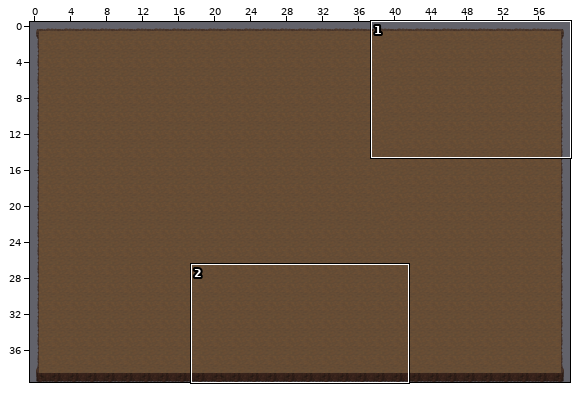
A Tiled map gets an edit: maps/desert.tmx. Above, an overview of the earlier version with the close-up marked.
Close-up. Before the edit:
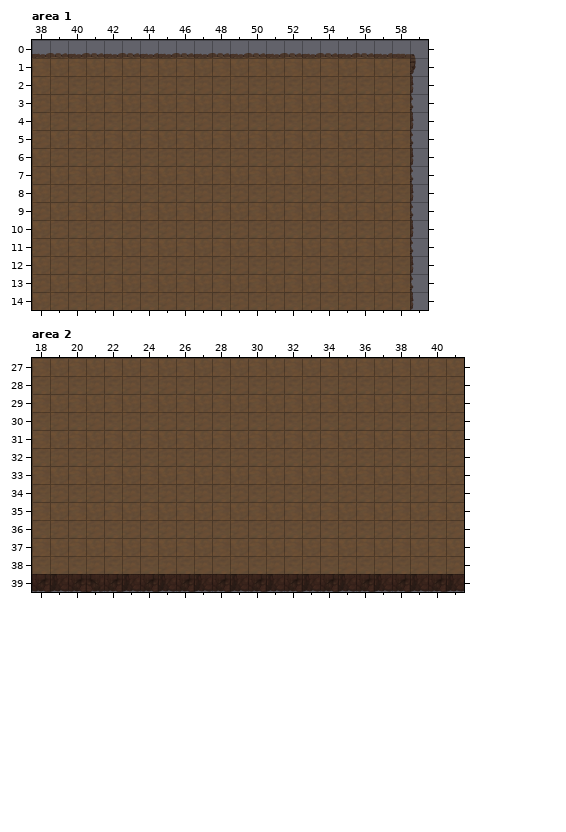
Cells are 32x32 px. Shown: area 1 x 38..59, y 0..14; area 2 x 18..41, y 27..39. The commit also changed other parts of the map, which this record leaves out.
After:
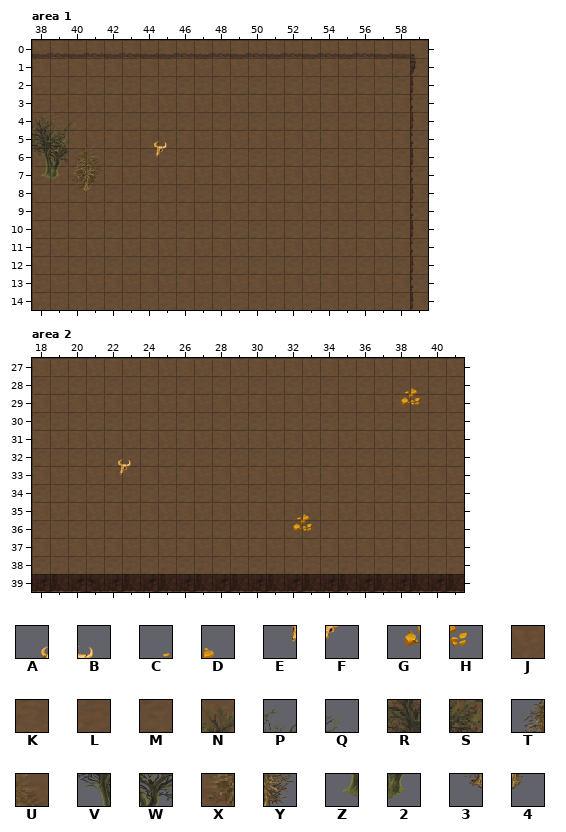
Key: from "desert_32x32": A 6, B 7, C 8, D 9, E 20, F 21, G 22, H 23, J 30, K 31, L 44, M 45, N 146, P 147, Q 148, R 160, S 161, T 164, U 165, V 174, W 175, X 178, Y 179, Z 188, 2 189, 3 192, 4 193.
_ is an empty cell.
Tiles of an added or newly shown layer are drawn over the layers below it.
See-through tiles are keyed as they look on the map.
What changed:
Layer "BG" (added), area 1:
Tile J now appears in row 0 at x 38, 40, 42, 44, 46, 48, 50, 52, 54, 56 and 58.
Tile K now appears in row 0 at x 39, 41, 43, 45, 47, 49, 51, 53, 55, 57 and 59; in row 2 at x 59; in row 4 at x 59; in row 6 at x 59; in row 8 at x 59; in row 10 at x 59.
Tile K now appears in row 12 at x 59; in row 14 at x 59.
Tile M now appears in row 1 at x 59; in row 3 at x 59; in row 5 at x 59; in row 7 at x 59; in row 9 at x 59; in row 11 at x 59.
Tile M now appears in row 13 at x 59.
Layer "PROPS", area 1:
Tile 2 now appears in row 7 at x 39.
Tile 3 now appears in row 8 at x 40.
Tile 4 now appears in row 8 at x 41.
Tile A now appears in row 5 at x 44.
Tile B now appears in row 5 at x 45.
Tile E now appears in row 6 at x 44.
Tile F now appears in row 6 at x 45.
Tile N now appears in row 4 at x 38.
Tile P now appears in row 4 at x 39.
Tile Q now appears in row 4 at x 40.
Tile R now appears in row 5 at x 38.
Tile S now appears in row 5 at x 39.
Tile T now appears in row 6 at x 40.
Tile U now appears in row 6 at x 41.
Tile V now appears in row 6 at x 38.
Tile W now appears in row 6 at x 39.
Tile X now appears in row 7 at x 40.
Tile Y now appears in row 7 at x 41.
Tile Z now appears in row 7 at x 38.
Layer "BG" (added), area 2:
Tile L now appears in row 39 at x 18, 20, 22, 24, 26, 28, 30, 32, 34, 36, 38 and 40.
Tile M now appears in row 39 at x 19, 21, 23, 25, 27, 29, 31, 33, 35, 37, 39 and 41.
Layer "PROPS", area 2:
Tile A now appears in row 32 at x 22.
Tile B now appears in row 32 at x 23.
Tile C now appears in row 28 at x 38; in row 35 at x 32.
Tile D now appears in row 28 at x 39; in row 35 at x 33.
Tile E now appears in row 33 at x 22.
Tile F now appears in row 33 at x 23.
Tile G now appears in row 29 at x 38; in row 36 at x 32.
Tile H now appears in row 29 at x 39; in row 36 at x 33.
